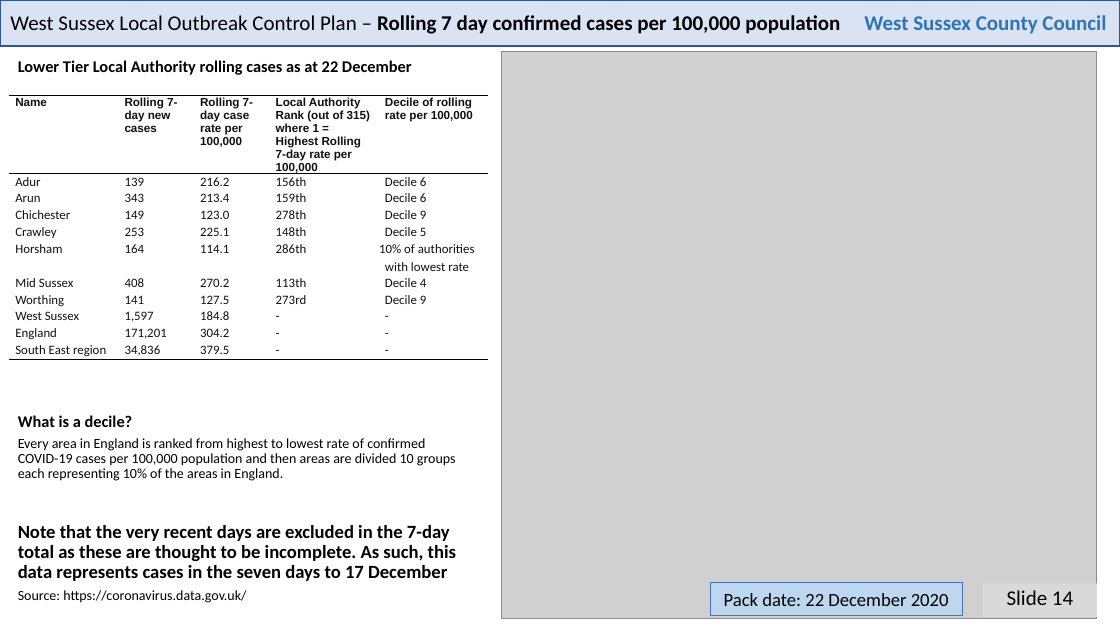
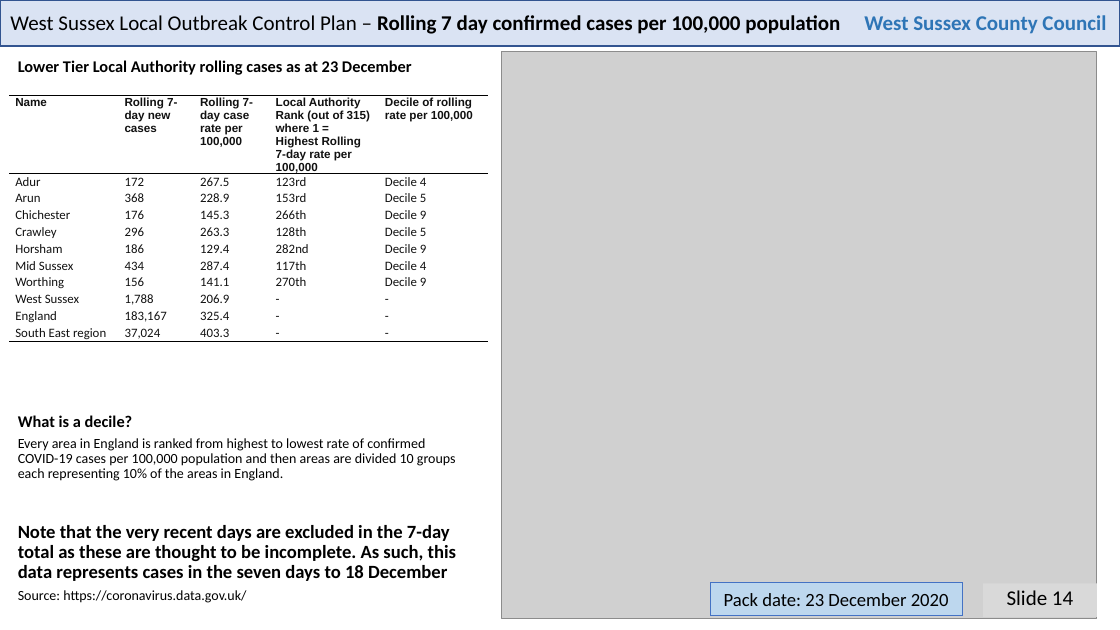
Before and after one commit to psychty/wsx_covid_datapack_public, a slide deck: slide 14 of Latest_West_Sussex_C19_slide_deck.pptx. Drawn at 1120x630 pixels with LibreOffice and Linux fonts; fonts in the diff are those of the drawing; grey boxes stand for pictures. Boxes give left, top, right and bottom in pixels: in the first picture for what was removed or moved away, otherwise in the second. Text is boxed around its words. In the diff, an @@ line names an element or a change of style, - is before the commit and + after.

```diff
--- a/Latest_West_Sussex_C19_slide_deck.pptx
+++ b/Latest_West_Sussex_C19_slide_deck.pptx
@@ text at (x1=18, y1=60, x2=412, y2=75): text changed @@
-Lower Tier Local Authority rolling cases as at 22 December
+Lower Tier Local Authority rolling cases as at 23 December
@@ table at (x1=9, y1=96, x2=488, y2=344) @@
-row 2: Adur | 139 | 216.2 | 156th | Decile 6
+row 2: Adur | 172 | 267.5 | 123rd | Decile 4
-row 3: Arun | 343 | 213.4 | 159th | Decile 6
+row 3: Arun | 368 | 228.9 | 153rd | Decile 5
-row 4: Chichester | 149 | 123.0 | 278th | Decile 9
+row 4: Chichester | 176 | 145.3 | 266th | Decile 9
-row 5: Crawley | 253 | 225.1 | 148th | Decile 5
+row 5: Crawley | 296 | 263.3 | 128th | Decile 5
-row 6: Horsham | 164 | 114.1 | 286th | 10% of authorities with lowest rate
+row 6: Horsham | 186 | 129.4 | 282nd | Decile 9
-row 7: Mid Sussex | 408 | 270.2 | 113th | Decile 4
+row 7: Mid Sussex | 434 | 287.4 | 117th | Decile 4
-row 8: Worthing | 141 | 127.5 | 273rd | Decile 9
+row 8: Worthing | 156 | 141.1 | 270th | Decile 9
-row 9, column 2: 1,597
+row 9, column 2: 1,788
-row 9, column 3: 184.8
+row 9, column 3: 206.9
-row 10, column 2: 171,201
+row 10, column 2: 183,167
-row 10, column 3: 304.2
+row 10, column 3: 325.4
-row 11, column 2: 34,836
+row 11, column 2: 37,024
-row 11, column 3: 379.5
+row 11, column 3: 403.3
@@ text at (x1=18, y1=525, x2=456, y2=581): text changed @@
-Note that the very recent days are excluded in the 7-day total as these are thought to be incomplete. As such, this data represents cases in the seven days to 17 December
+Note that the very recent days are excluded in the 7-day total as these are thought to be incomplete. As such, this data represents cases in the seven days to 18 December
@@ text in rectangle at (x1=724, y1=593, x2=949, y2=606): text changed @@
-Pack date: 22 December 2020
+Pack date: 23 December 2020
```
Also in this commit, not shown: 22 other slides changed, 49 other files.
